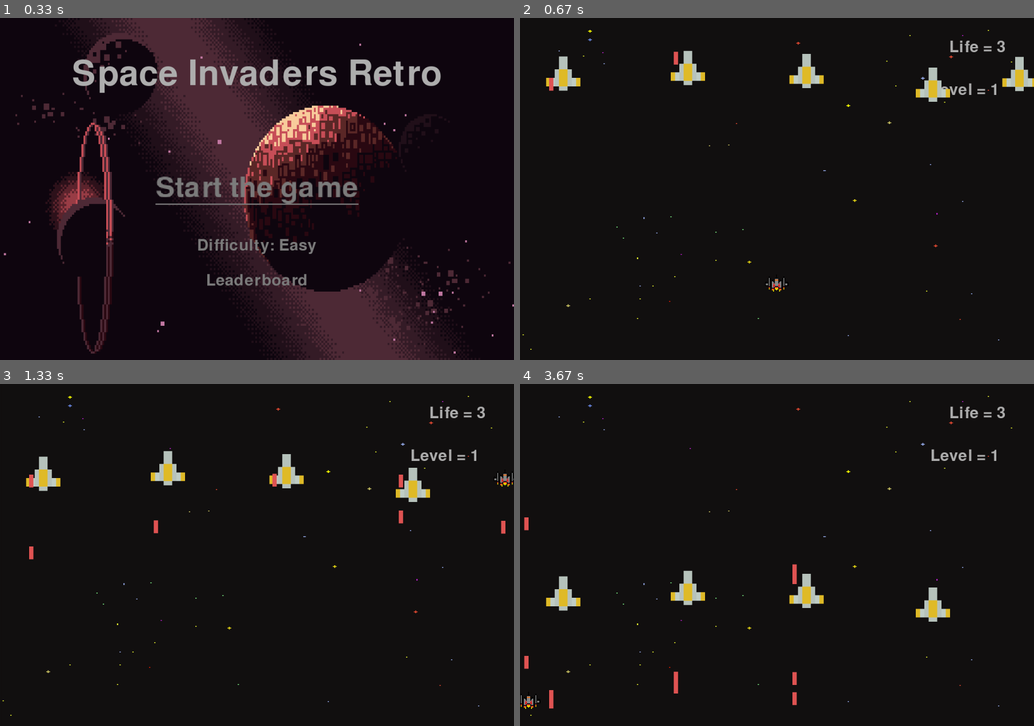
Above: before the commit, frames 1-4 (two rows, left to right).
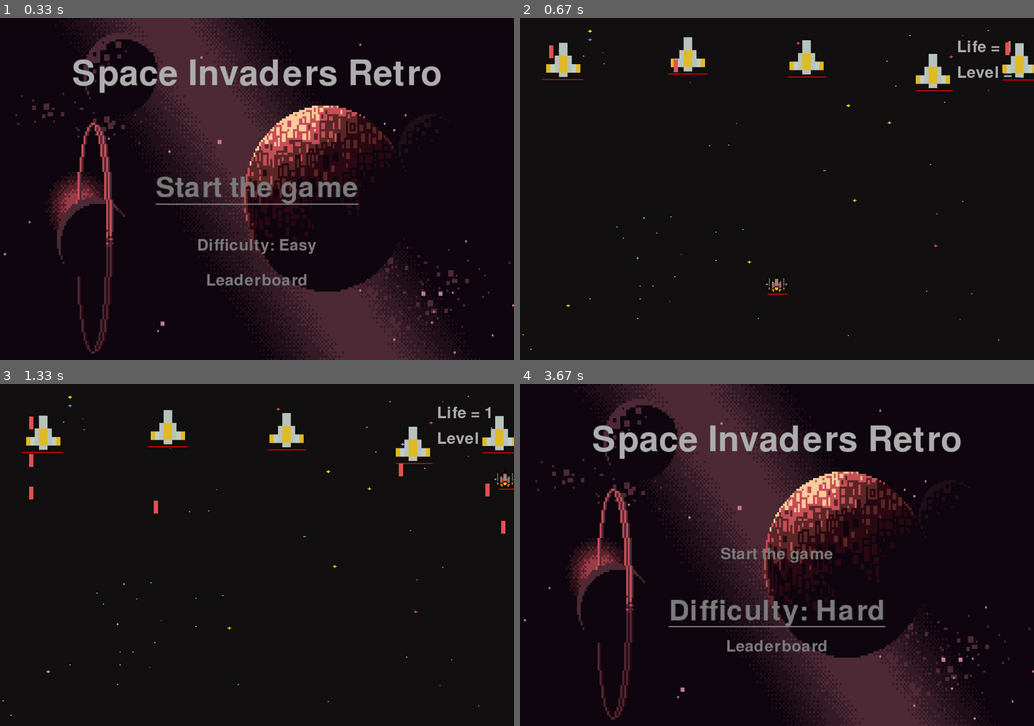
Above: after the commit, the same moments.

Repository: julienbrs/space-invaders-pygame
Game: pygame game, started from main.py
Two runs of this game, one before a commit and one after it. Both use one fixed random seed, a clock stepped at 60 frames per second and the inputs below.
Inputs:
- Up to frame 1 (0.33 s): no input
- Up to frame 2 (0.67 s): tap Enter at 0.33 s
- Up to frame 3 (1.33 s): hold Right 0.67-1.13 s; hold Up from 1.17 s (still down); tap Space at 1.23 s
- Up to frame 4 (3.67 s): release Up at 1.47 s; hold Left 2-2.53 s; tap Space at 2.07, 2.37, 2.97, 3.3, 3.6 s; tap Enter at 2.57 s; hold Down 2.9-3.2 s; hold Left 3.23-3.63 s

Frame 1 is identical in both runs. In frame 2, 3.3% of the frame differs, in the area x 4-100%, y 5-81%; in frame 3, 4.1%; in frame 4, 29%, in the area x 0-100%, y 0-100%.

Commit message:
reset level after lose ok

Diff:
--- a/class_names.py
+++ b/class_names.py
@@ -5,7 +5,7 @@
 
 import pygame
 
-
+RED   = (255, 0, 0)
 
 def collide(item1, item2):
     "check if there is a collision"
@@ -37,7 +37,7 @@
 
     def off_screen(self, height):
         "check if item isn't off the screen"
-        return self.y >= 0 and self.y <= height
+        return self.y >= -15 and self.y <= height
 
     def collision(self, obj):
         "check a collision"
@@ -47,16 +47,22 @@
 class Shooter():
     "def class of shooter"
 
-    def __init__(self, x, y,img, img_laser):
+    def __init__(self, x, y,img, img_laser, maxlife):
         self.x = x
         self.y = y
         self.img = img
         self.lasers = []
         self.img_laser = img_laser
+        self.lifebar = maxlife
+        self.maxlife = maxlife
+
 
     def draw(self, surface):
         "draw item"
         surface.blit(self.img, (self. x, self.y))
+        percentage_life = self.lifebar / self.maxlife
+        pygame.draw.line(surface, RED, (self.x*1.01, self.y + self.get_height() + 5),
+         (self.x + 0.95*self.get_width()*percentage_life,self.y + self.get_height() + 5), width=2)
         for laser in self.lasers:
             laser.draw(surface)
 
@@ -65,44 +71,29 @@
         laser = Laser(self.x, self.y, None, self.img_laser)
         self.lasers.append(laser)
 
+    def destroyed(self, damage):
+        "is touched, return True if destroyed "
+        self.lifebar -= damage
+        if self.lifebar <= 0:
+            return True
+        return False
+
     def collision(self, other):
         "collision"
         return collide(self, other)
 
-    def move(self, keys, vel, size):
-        "move the player"
-        if keys[pygame.K_LEFT] and self.x > 0:    #Left
-            self.x -= vel
-        if keys[pygame.K_RIGHT] and self.x + self.width < size[0]:    #Right
-            self.x += vel
-        if keys[pygame.K_UP] and self.y > 0:    #Top
-            self.y -= vel
-        if keys[pygame.K_DOWN] and self.y + self.height < size[1]:    #Left
-            self.y += vel
+    def get_width(self):
+        return self.img.get_width()
 
-
-    def move_lasers(self, velocity, others, height):
-        """move lasers of the shooter, check if collision with others, can
-        change the direction with sign of velocity"""
-        for laser in self.lasers:
-            laser.move(velocity)
-            on_screen = True #trouver meilleur moyen ?
-            for other in others:
-                if laser.collision(other):
-                    others.remove(other)
-                    self.lasers.remove(laser)
-                    on_screen = False
-            if not laser.off_screen(height) and on_screen:
-                self.lasers.remove(laser)
-
-
+    def get_height(self):
+        return self.img.get_height()
 
 
 class Player(Shooter):
     "class of the player"
 
     def __init__(self, x, y, width, height, img, img_laser):
-        super().__init__(x, y, img, img_laser)
+        super().__init__(x, y, img, img_laser, 100)
         self.width      = width #todo
         self.height     = height
         self.mask       = pygame.mask.from_surface(self.img)
@@ -137,7 +128,8 @@
             on_screen = True #trouver meilleur moyen ?
             for other in others:
                 if laser.collision(other):
-                    others.remove(other)
+                    if other.destroyed(3):        #todo mettre les degats dans le jeu
+                        others.remove(other)
                     self.lasers.remove(laser)
                     on_screen = False
             if not laser.off_screen(height) and on_screen:
@@ -147,17 +139,12 @@
 class Ennemy(Shooter):
     "class of the ennemy"
 
-    def __init__(self, x, y, width, height, img, img_laser):
-        super().__init__(x, y, img, img_laser)
+    def __init__(self, x, y, width, height, img, img_laser, maxlife):
+        super().__init__(x, y, img, img_laser, maxlife)
         self.width      = width
         self.height     = height
         self.mask       = pygame.mask.from_surface(self.img)
 
-    def draw(self, surface):
-        "draw item"
-        surface.blit(self.img, (self. x, self.y))
-        for laser in self.lasers:
-            laser.draw(surface)
 
     def move(self, velocity):
         "move the item, velocity can also change the direction + or -"
@@ -170,11 +157,12 @@
             if not laser.off_screen(height): #fixer le nom aussi ici
                 self.lasers.remove(laser)
             if laser.collision(player):
+                player.destroyed(20)
                 self.lasers.remove(laser)
 
     def not_off_screen(self, height):
         "check if item isn't off the screen"
-        return self.y >= 0 and self.y <= height
+        return self.y <= height
 
     def shoot(self):
         "shoot"
@@ -185,8 +173,5 @@
         "collision"
         return collide(self, other)
 
-    def get_width(self):
-        return self.img.get_width()
-
-    def get_height(self):
-        return self.img.get_height()
+    def destroy(self):
+        self.lasers = []
--- a/main.py
+++ b/main.py
@@ -14,13 +14,13 @@
 FPS = 120
 
 VELOCITY_PLAYER             = 20
-VELOCITY_BOT                = 1
+VELOCITY_BOT                = 0.2
 MAX_LASER_PLAYER            = 15
 VELOCITY_LASER_PLAYER       = 9
 LASER_SIZE = LASER_WIDTH, LASER_HEIGHT = 18,6
 
 CURRENT_LEVEL   = 1
-LIFE_LEFT       = 3
+LIFE_LEFT       = 1
 
 pygame.display.set_caption("Space Invaders")
 
@@ -48,9 +48,6 @@
 
 #HUD
 
-text_hud_life       = FONT_HUD.render(f"Life = {LIFE_LEFT}", 1, LIGHT_GREY)
-text_hud_lvl        = FONT_HUD.render(f"Level = {CURRENT_LEVEL}", 1, LIGHT_GREY)
-
 
 IMG_MENU_BACKGROUND = pygame.image.load(
     os.path.join('Assets', 'parallax-space-backgound.png'))
@@ -104,6 +101,7 @@
 
 
 
+
 start_game  = LinkedText(WIDTH /2, HEIGHT /2, None, None)
 difficulty  = LinkedText(WIDTH /2, HEIGHT /1.5, None, start_game)
 leaderboard = LinkedText(WIDTH /2, HEIGHT / 1.3, start_game, difficulty)
@@ -145,15 +143,35 @@
     surface.blit(pygame.transform.scale(IMG_GAME_BACKGROUND, MAIN_WIN_SIZE), (0,0))
 
     #Draw HUD
-    surface.blit(text_hud_life, (WIDTH - text_hud_life.get_width()*1.5, 50))
-    surface.blit(text_hud_lvl, (WIDTH - text_hud_lvl.get_width()*1.5, 150))
+    text_hud_life       = FONT_HUD.render(f"Life = {LIFE_LEFT}", 1, LIGHT_GREY)
+    text_hud_lvl        = FONT_HUD.render(f"Level = {CURRENT_LEVEL}", 1, LIGHT_GREY)
+
+    surface.blit(text_hud_life, (WIDTH * 0.85, 50))
+    surface.blit(text_hud_lvl, (WIDTH * 0.85, 110))
 
     for ennemy in ennemies:
         ennemy.draw(MAIN_WIN)
     player.draw(MAIN_WIN)
     pygame.display.update()
 
-def wave_ennemies(level, ):
+def draw_lose(surface, text_blink):
+    "Draw the losing screen"
+    surface.blit(pygame.transform.scale(IMG_GAME_BACKGROUND, MAIN_WIN_SIZE), (0,0))
+
+    text_lose       = FONT_MENU_WELCOME.render("U LOST", 1, LIGHT_GREY)
+    text_press      = FONT_MENU_WELCOME.render("Press Enter", 1, LIGHT_GREY)
+
+    text_blink = (text_blink + 1) % 100
+    if text_blink <= 50 :
+        surface.blit(text_press, (WIDTH/2 - text_press.get_width()/2,
+                HEIGHT/2 - text_press.get_height()/2 + 1.35*text_lose.get_height()))
+
+    surface.blit(text_lose, (WIDTH/2 - text_lose.get_width()/2,
+                HEIGHT/2 - text_lose.get_height()/2))
+    pygame.display.update()
+    return text_blink
+
+def wave_ennemies(level):
     "Spawn a wave of ennemies depending of the level"
     list_ennemies = []
     list_type = ["littlelevel"] * level[0]
@@ -162,13 +180,13 @@
     number = len(list_type)
     abscisse = random.randrange(40, 65)       #trouver moyen de fix ça
     ordonnee = 0
-    for i in range(number):
+    for _ in range(number):
         if abscisse > WIDTH:
             abscisse = random.randrange(50, 185)
             ordonnee -= random.randrange(150, 255)
         ord_rel = random.randrange(0, 80)
         ennemy = fclass.Ennemy(abscisse , ordonnee + ord_rel, SPACESHIP_WIDTH, SPACESHIP_HEIGHT,
-         IMG_ENNEMY_SPACESHIP_YELLOW, RED_LASER)
+         IMG_ENNEMY_SPACESHIP_YELLOW, RED_LASER,10)
         list_ennemies.append(ennemy)
         abscisse += ennemy.get_width() + random.randrange(85, 245)
     return list_ennemies
@@ -184,6 +202,7 @@
         ennemy.move(VELOCITY_BOT)
         ennemy.move_lasers(player, VELOCITY_BOT, HEIGHT)
         if ennemy.collision(player):
+            player.lifebar -= 50
             ennemies.remove(ennemy)
         elif not ennemy.not_off_screen(HEIGHT): #todo enlever ces doubles negations
             ennemies.remove(ennemy)
@@ -196,13 +215,18 @@
     text_blink = 0
     text_scroll = None
     global DIFFICULTY_NUMBER
+    global LIFE_LEFT
+
+    global CURRENT_LEVEL
+    global player
+
     global text_menu_difficulty
     app_run  = True
     run_menu = True
     run_game = False
+    run_transi = False
 
     while app_run:
-
         while run_menu:
             clock.tick(FPS)
 
@@ -234,6 +258,7 @@
                     if event.key == pygame.K_RETURN and MENU_SELECTED == start_game:
                         run_menu = False
                         run_game = True
+
             text_blink, text_scroll = draw_menu(text_blink, text_scroll, MAIN_WIN)
 
         while run_game:
@@ -258,8 +283,33 @@
                     ennemy.shoot()
             player.move_lasers(-VELOCITY_LASER_PLAYER, ennemies, HEIGHT)
 
-
+            if player.lifebar <= 0:
+                player.lifebar = player.maxlife
+                LIFE_LEFT -= 1
             draw_game(ennemies, MAIN_WIN)
+            if LIFE_LEFT <= 0:
+                CURRENT_LEVEL   = 1
+                LIFE_LEFT       = 1
+                player = fclass.Player((WIDTH- SPACESHIP_WIDTH)/2, HEIGHT * 0.75,
+                 SPACESHIP_WIDTH, SPACESHIP_HEIGHT, IMG_SPACESHIP, RED_LASER)
+                for ennemy in ennemies:
+                    ennemy.destroy()
+                ennemies = None
+                LVL_INIT = True
+                run_game = False
+                run_transi = True
+
+        while run_transi:
+            clock.tick(FPS)
+            for event in pygame.event.get():
+                if event.type == pygame.QUIT:
+                    run_menu, app_run, run_transi = False, False, False
+
+                if event.type == pygame.KEYDOWN:
+                    if event.key == pygame.K_RETURN:
+                        run_menu = True
+                        run_transi = False
+            text_blink = draw_lose(MAIN_WIN, text_blink)
 
     pygame.quit()
 
